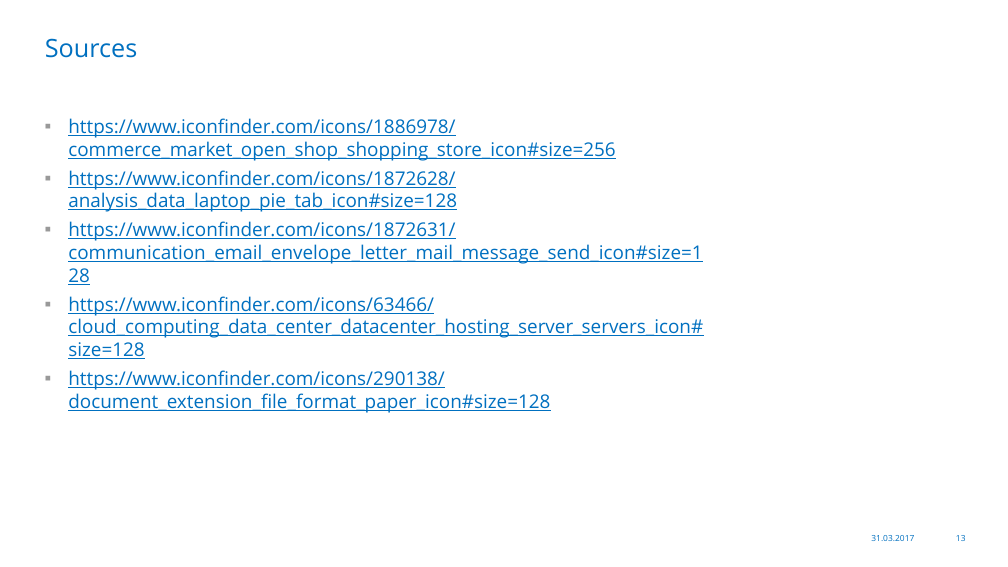
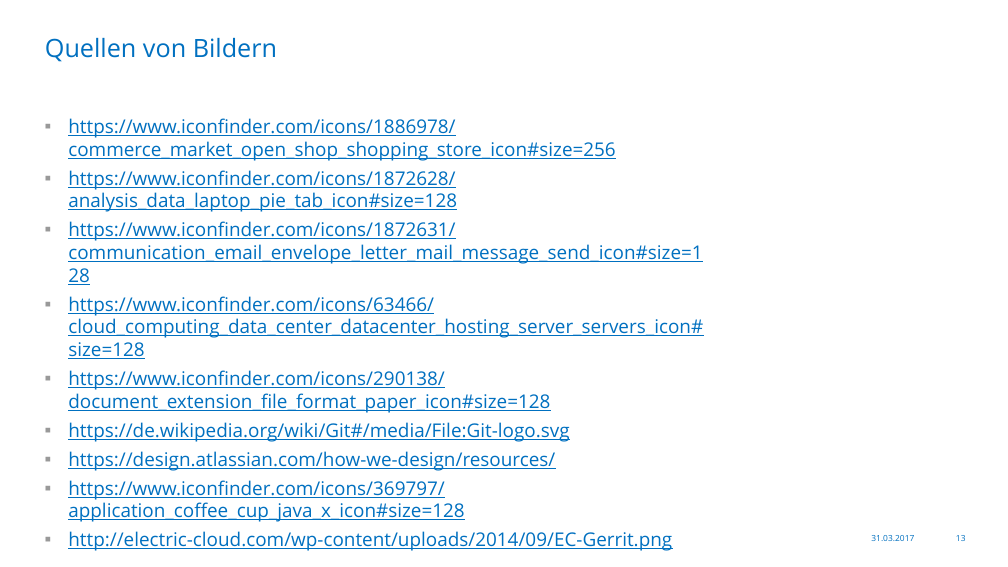
Before and after one commit to Skamandros/jug-saxony-workshop, a slide deck: slide 13 of src/slides/resources/2017-03-31-JUG-Saxony-Workshop-de.pptx. Drawn at 1008x567 pixels with LibreOffice and Linux fonts; fonts in the diff are those of the drawing; background and template pictures are left out. Boxes give left, top, right and bottom in pixels: in the first picture for what was removed or moved away, otherwise in the second. Text is boxed around its words. In the diff, an @@ line names an element or a change of style, - is before the commit and + after.

```diff
--- a/src/slides/resources/2017-03-31-JUG-Saxony-Workshop-de.pptx
+++ b/src/slides/resources/2017-03-31-JUG-Saxony-Workshop-de.pptx
@@ title at <box>45,38,277,62</box>: text changed @@
-Sources
+Quellen von Bildern
@@ text at <box>68,422,672,551</box>: paragraphs added @@
+▪ https://de.wikipedia.org/wiki/Git#/media/File:Git-logo.svg
+▪ https://design.atlassian.com/how-we-design/resources/
+▪ https://www.iconfinder.com/icons/369797/application_coffee_cup_java_x_icon#size=128
+▪ http://electric-cloud.com/wp-content/uploads/2014/09/EC-Gerrit.png
```
Also in this commit, not shown: 2 other slides changed, 1 slide added, 1 slide removed.
